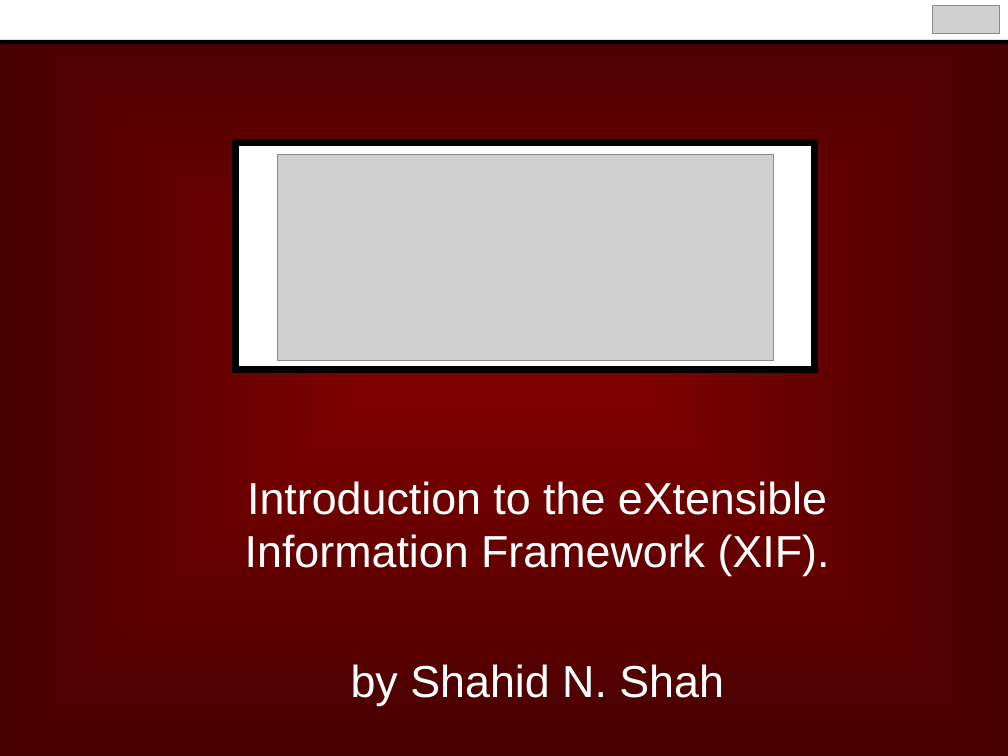
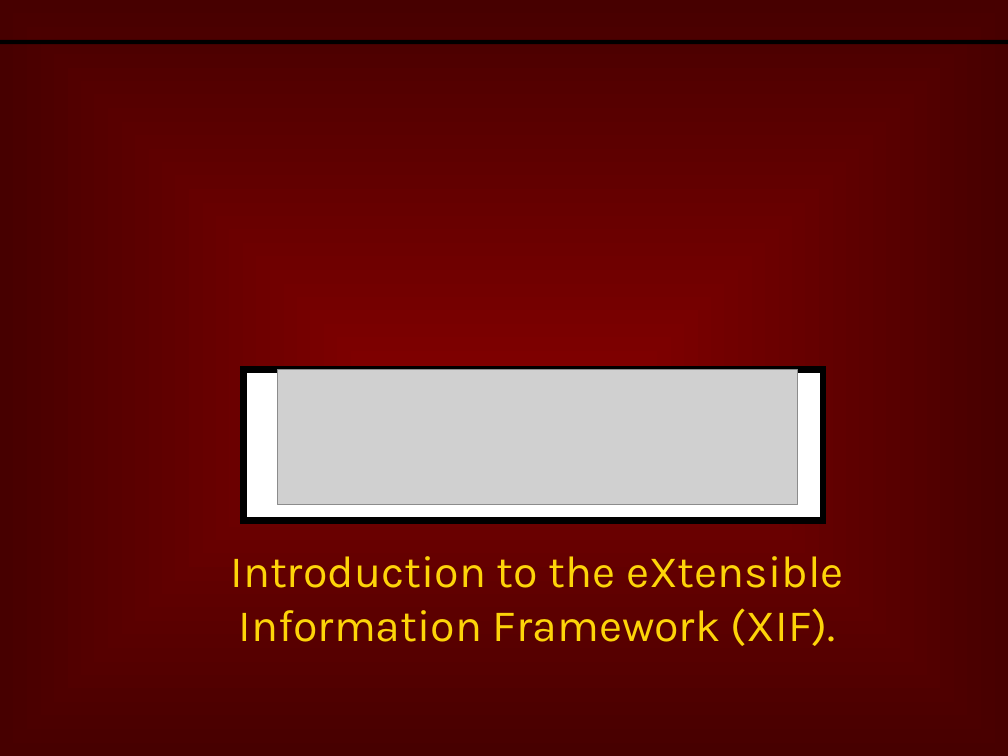
Before and after one commit to netspective/sparx-2001, a slide deck: slide 1 of Sparx/web-shared/docs/project/Introduction_to_Sparx_XIF.ppt. Drawn at 1008x756 pixels with LibreOffice and Linux fonts; fonts in the diff are those of the drawing; grey boxes stand for pictures; background and template pictures are left out. Boxes give left, top, right and bottom in pixels: in the first picture for what was removed or moved away, otherwise in the second. Text is boxed around its words. In the diff, an @@ line names an element or a change of style, - is before the commit and + after.

```diff
--- a/Sparx/web-shared/docs/project/Introduction_to_Sparx_XIF.ppt
+++ b/Sparx/web-shared/docs/project/Introduction_to_Sparx_XIF.ppt
@@ rectangle removed at (x1=0, y1=0, x2=1008, y2=42) @@
@@ picture removed at (x1=277, y1=154, x2=774, y2=361) @@
@@ rectangle resized from (x1=235, y1=143, x2=814, y2=370) to (x1=244, y1=370, x2=824, y2=521) @@
@@ picture resized from (x1=932, y1=6, x2=1000, y2=34) to (x1=277, y1=370, x2=798, y2=505) @@
@@ subtitle "Introduction to the eXtensible Information ..." moved from (x1=245, y1=481, x2=830, y2=706) to (x1=231, y1=556, x2=844, y2=646) @@
@@ subtitle "Introduction to the eXtensible Information ..." at (x1=231, y1=556, x2=844, y2=646): font Arial to Karla, text colour #FFFFFF to #FDD409 @@
@@ subtitle at (x1=351, y1=664, x2=724, y2=706): paragraph removed @@
-by Shahid N. Shah
```
Also in this commit, not shown: 26 other slides changed, 2 other files.
